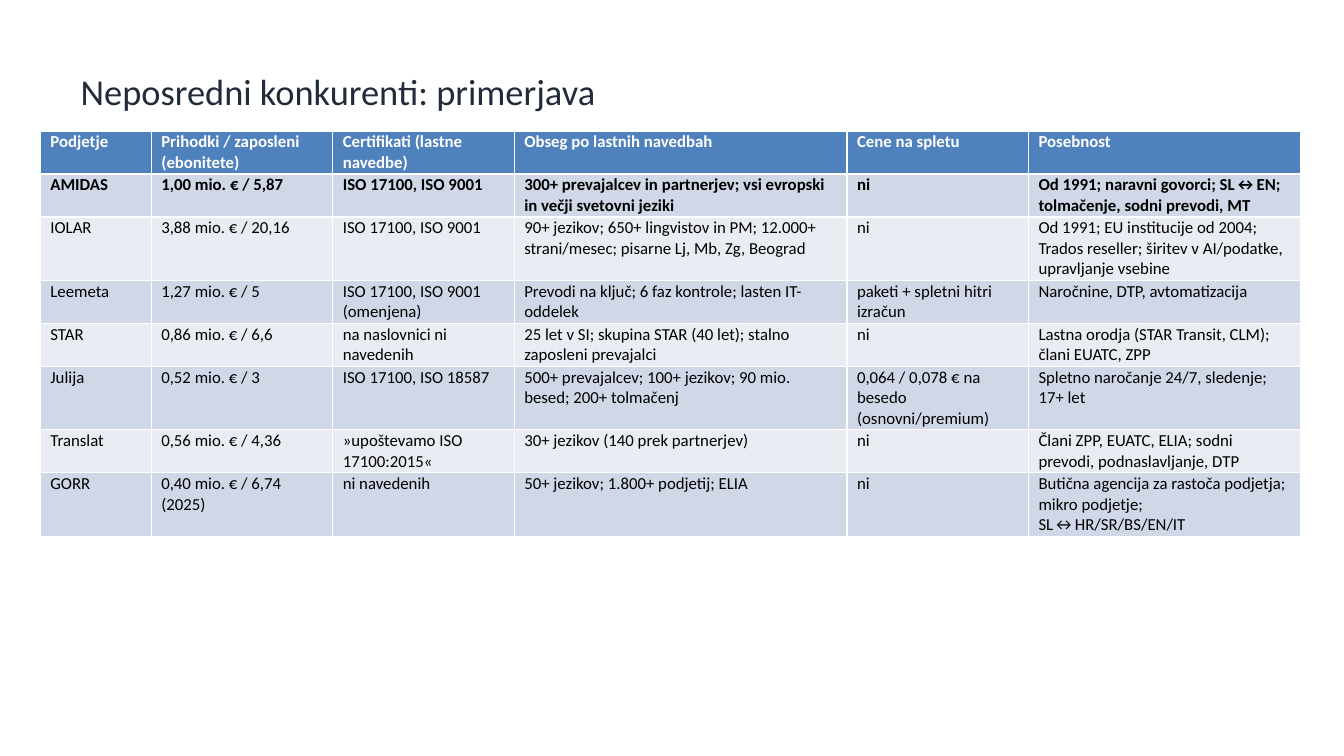
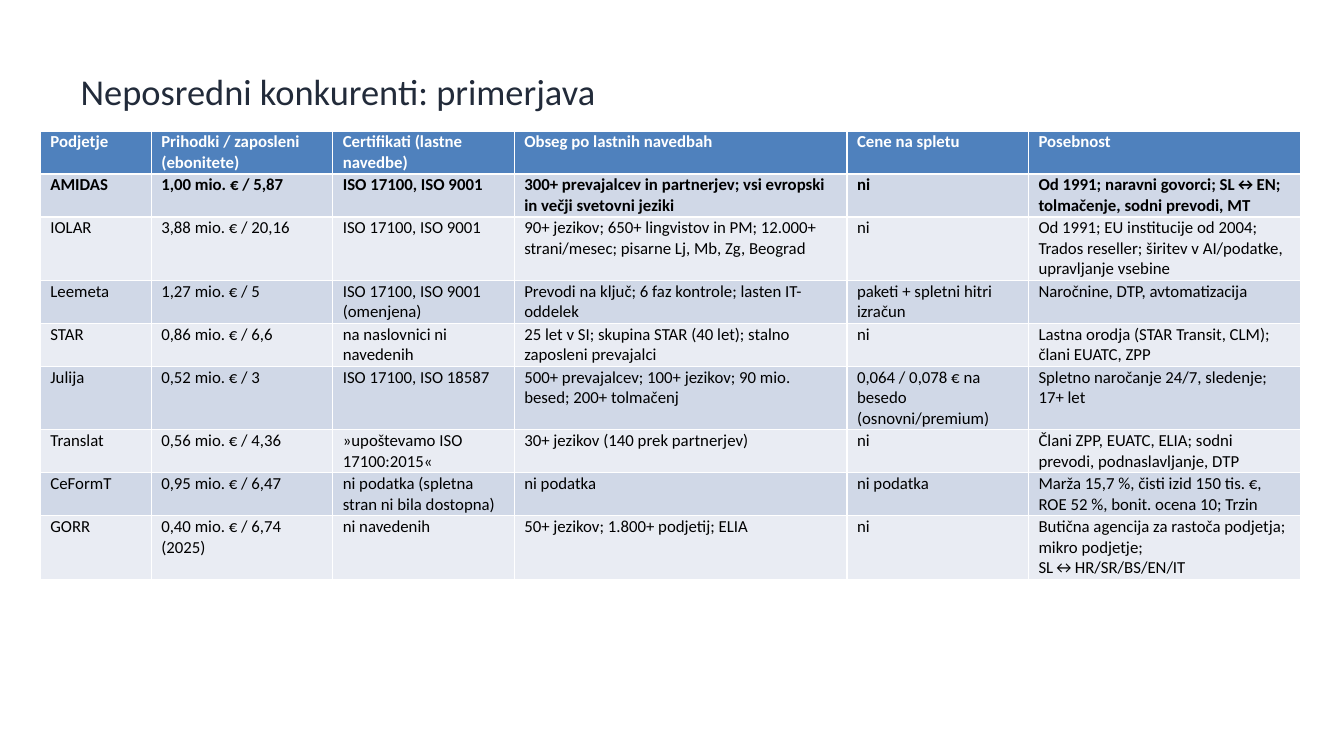
Before and after one commit to matjazambroz/github, a slide deck: slide 9 of analiza/analiza_konkurence_SI.pptx. Drawn at 1344x756 pixels with LibreOffice and Linux fonts; fonts in the diff are those of the drawing. Boxes give left, top, right and bottom in pixels: in the first picture for what was removed or moved away, otherwise in the second. Text is boxed around its words. In the diff, an @@ line names an element or a change of style, - is before the commit and + after.

```diff
--- a/analiza/analiza_konkurence_SI.pptx
+++ b/analiza/analiza_konkurence_SI.pptx
@@ table at bbox=[40, 131, 1301, 578] @@
+row 8: CeFormT | 0,95 mio. € / 6,47 | ni podatka (spletna stran ni bila dostopna) | ni podatka | ni podatka | Marža 15,7 %, čisti izid 150 tis. €, ROE 52 %, bonit. ocena 10; Trzin
```
Also in this commit, not shown: 1 other file.
